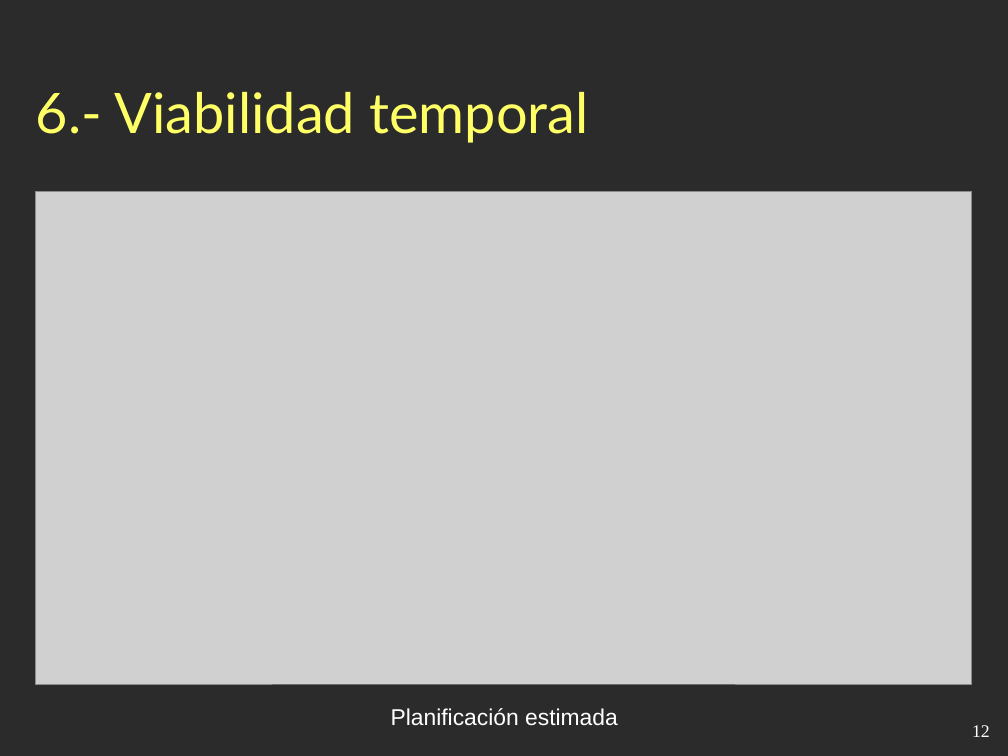
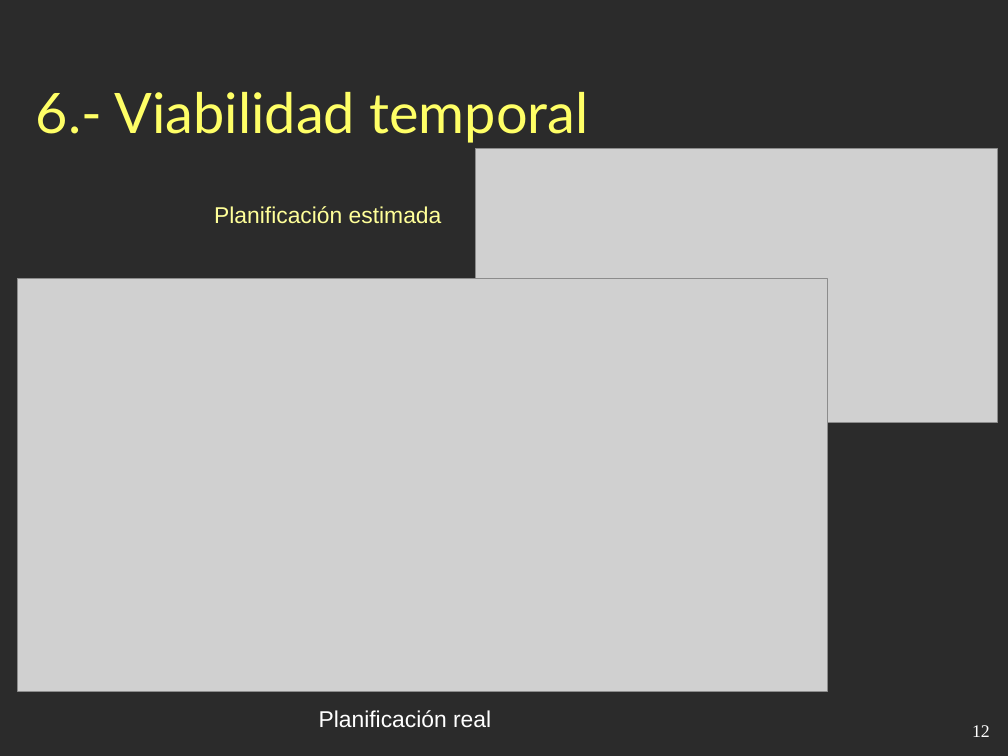
Before and after one commit to esbaixauli/proyecto-ii-ubu, a slide deck: slide 12 of trunk/Documentación/Presentación.odp. Drawn at 1008x756 pixels with LibreOffice and Linux fonts; fonts in the diff are those of the drawing; grey boxes stand for pictures; background and template pictures are left out; a plain dark background stands for a picture behind light text. Boxes give left, top, right and bottom in pixels: in the first picture for what was removed or moved away, otherwise in the second. Text is boxed around its words. In the diff, an @@ line names an element or a change of style, - is before the commit and + after.

Commit message:
presentación

```diff
--- a/trunk/Documentación/Presentación.odp
+++ b/trunk/Documentación/Presentación.odp
@@ picture: place and size @@
-picture at bbox=[36, 191, 972, 684]
+picture at bbox=[476, 148, 998, 424]
@@ text "Planificación estimada": place and size @@
-text "Planificación estimada" at bbox=[391, 708, 618, 726]
+text "Planificación estimada" at bbox=[214, 206, 442, 224]
@@ text "Planificación estimada" at bbox=[214, 206, 442, 224]: text colour #FFFFFF to #FFFF99 @@
@@ picture added at bbox=[18, 279, 829, 692] @@
@@ text added at bbox=[319, 710, 491, 728], 18 pt, text #FFFFFF @@
+Planificación real
```
Also in this commit, not shown: 2 other slides changed, 1 slide removed.
